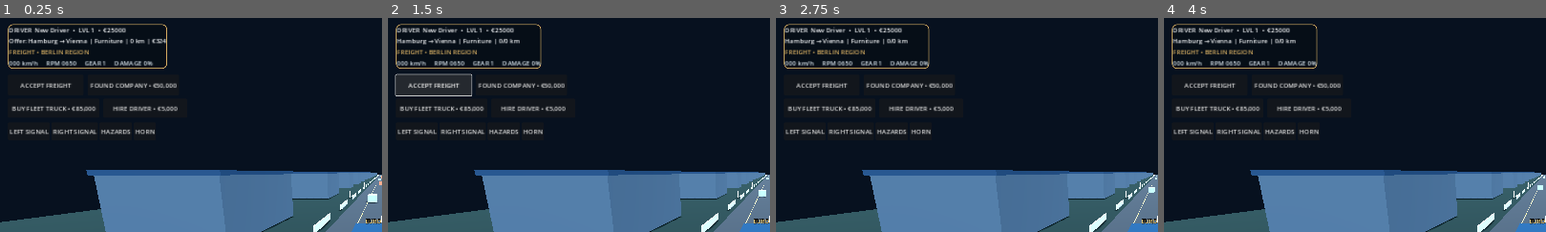
Above: before the commit, frames 1-4 (left to right).
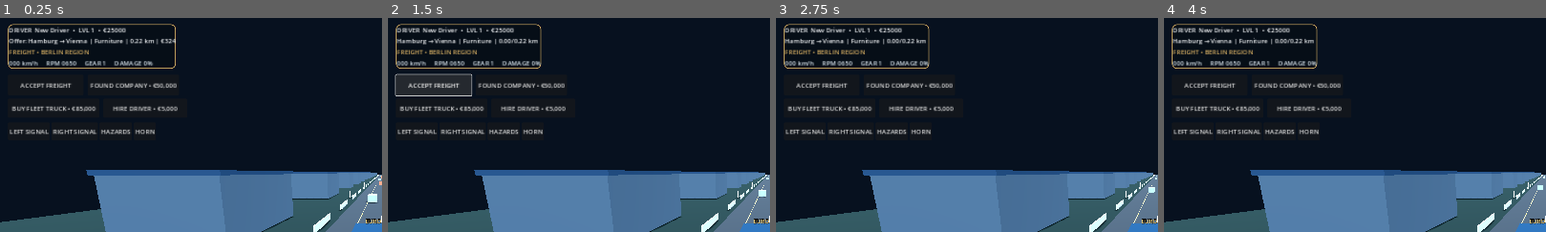
Above: after the commit, the same moments.

Repository: haseebop668-a11y/EURO-HAUL
Game: Godot game, scene res://Scenes/Main.tscn
Same seed, same stepped clock (60 frames per second), same inputs: the game is played once before the commit and once after it.
Inputs:
- Up to frame 1 (0.25 s): no input
- Up to frame 2 (1.5 s): click "ACCEPT FREIGHT" at 0.5 s; click "ACCEPT FREIGHT" at 1.25 s
- Up to frame 3 (2.75 s): click "◀" at 2 s
- Up to frame 4 (4 s): click "BRAKE" at 2.75 s; click "GAS" at 3.5 s
The pictures show only the part of the screen within x 0-50%, y 0-50%; the shares and areas given below are measured in that part.

The runs differ from the first frame. In frame 1, 0.3% of the frame differs, in the area x 35-46%, y 2-24%; in frame 2, 0.1%; in frame 3, 0.1%; in frame 4, 0.1%.

Commit message:
Fix contract distance display and movement progress accounting

Diff:
--- a/Godot/Scripts/main.gd
+++ b/Godot/Scripts/main.gd
@@ -24,7 +24,7 @@
 	_build_hud()
 	print("EURO HAUL Godot vertical-slice booted")
 
-func _process(_delta: float) -> void:
+func _process(delta: float) -> void:
 	if truck == null:
 		return
 	var throttle := 1.0 if touch_state.throttle else 0.0
@@ -38,7 +38,8 @@
 	var current_position := truck.global_position
 	var distance := current_position.distance_to(_last_position)
 	_last_position = current_position
-	if distance > 0.0 and distance < 5.0 and career != null:
+	var expected_step := (absf(truck.speed_kmh) / 3.6) * delta * 3.0 + 1.0
+	if distance > 0.0 and distance <= maxf(10.0, expected_step) and career != null:
 		career.record_distance(distance / 1000.0)
 		_last_distance_save += distance
 	if _last_distance_save >= 100.0:
@@ -305,10 +306,10 @@
 	var contract_text := "No active contract"
 	if not career.active_contract.is_empty():
 		var c: Dictionary = career.active_contract
-		contract_text = "%s → %s | %s | %d/%d km" % [c.origin, c.destination, c.cargo, int(c.progress_km), int(c.distance_km)]
+		contract_text = "%s → %s | %s | %.2f/%.2f km" % [c.origin, c.destination, c.cargo, c.progress_km, c.distance_km]
 	elif not career.offered_contract.is_empty():
 		var o: Dictionary = career.offered_contract
-		contract_text = "Offer: %s → %s | %s | %d km | €%d" % [o.origin, o.destination, o.cargo, int(o.distance_km), int(o.reward)]
+		contract_text = "Offer: %s → %s | %s | %.2f km | €%d" % [o.origin, o.destination, o.cargo, o.distance_km, int(o.reward)]
 	hud.text = "DRIVER  %s  •  LVL %d  •  €%d\n%s" % [career.driver_name, career.level, career.game_cash, contract_text]
 	if truck != null and speed_label != null:
 		speed_label.text = "%03d km/h     RPM %04d     GEAR %s     DAMAGE %d%%" % [int(absf(truck.speed_kmh)), int(truck.engine_rpm), "R" if truck.gear == -1 else ("N" if truck.gear == 0 else str(truck.gear)), int(truck.damage)]
